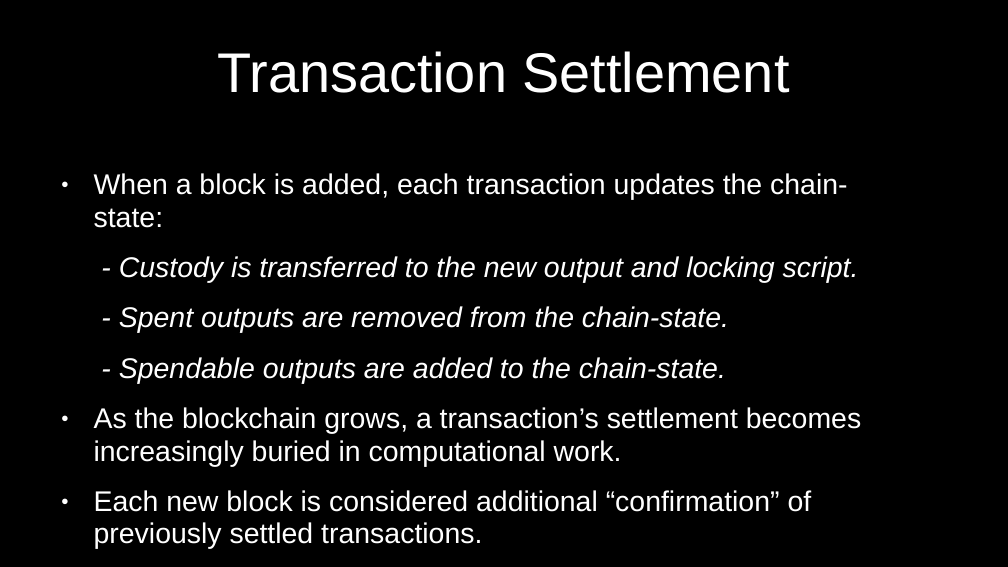
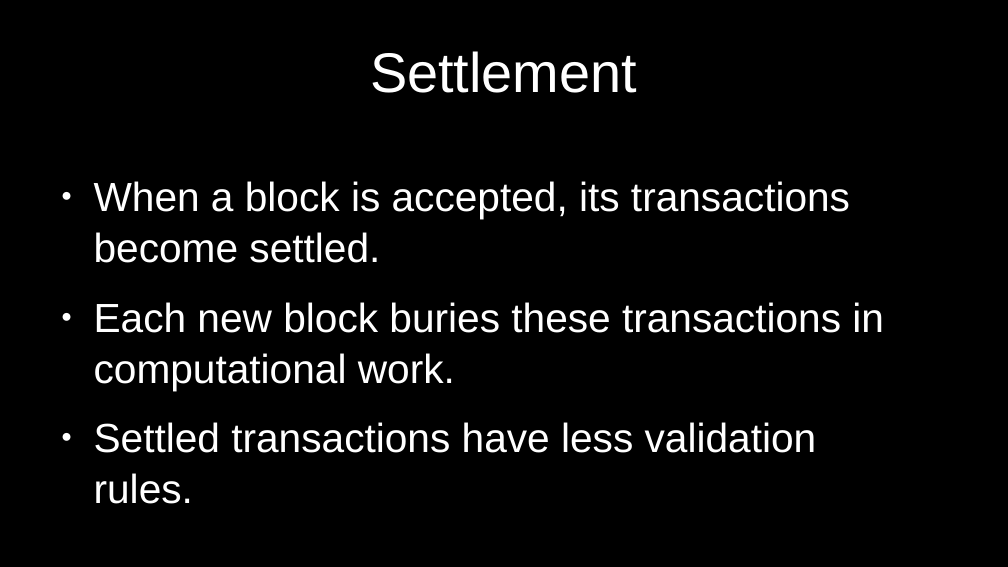
Before and after one commit to cmdruid/bitcoin-programming, a slide deck: slide 10 of slides/bitcoin-transactions.odp (slide 22 before the commit). Drawn at 1008x567 pixels with LibreOffice and Linux fonts; fonts in the diff are those of the drawing. Boxes give left, top, right and bottom in pixels: in the first picture for what was removed or moved away, otherwise in the second. Text is boxed around its words. In the diff, an @@ line names an element or a change of style, - is before the commit and + after.

```diff
--- a/slides/bitcoin-transactions.odp
+++ b/slides/bitcoin-transactions.odp
@@ title at [370,51,637,93]: text changed @@
-Transaction Settlement
+Settlement
@@ text at [94,181,884,504]: text changed; size 22.4 to 32 pt @@
-● When a block is added, each transaction updates the chain-state:
-- Custody is transferred to the new output and locking script.
-- Spent outputs are removed from the chain-state.
-- Spendable outputs are added to the chain-state.
-● As the blockchain grows, a transaction’s settlement becomes increasingly buried in computational work.
-● Each new block is considered additional “confirmation” of previously settled transactions.
+● When a block is accepted, its transactions become settled.
+● Each new block buries these transactions in computational work.
+● Settled transactions have less validation rules.
```
Also in this commit, not shown: 14 other slides changed, 3 slides added, 3 slides removed, 8 other files.
